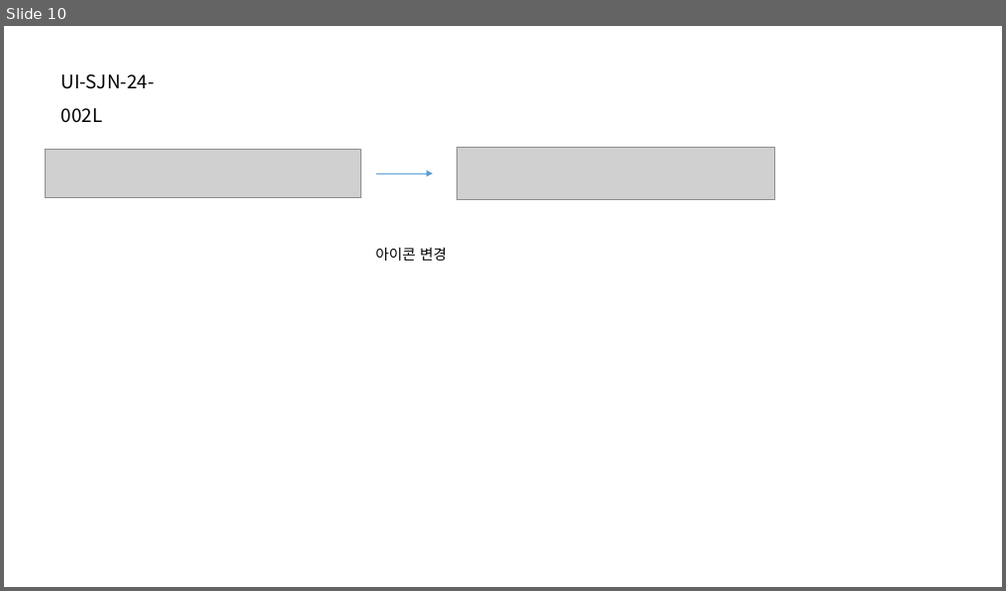
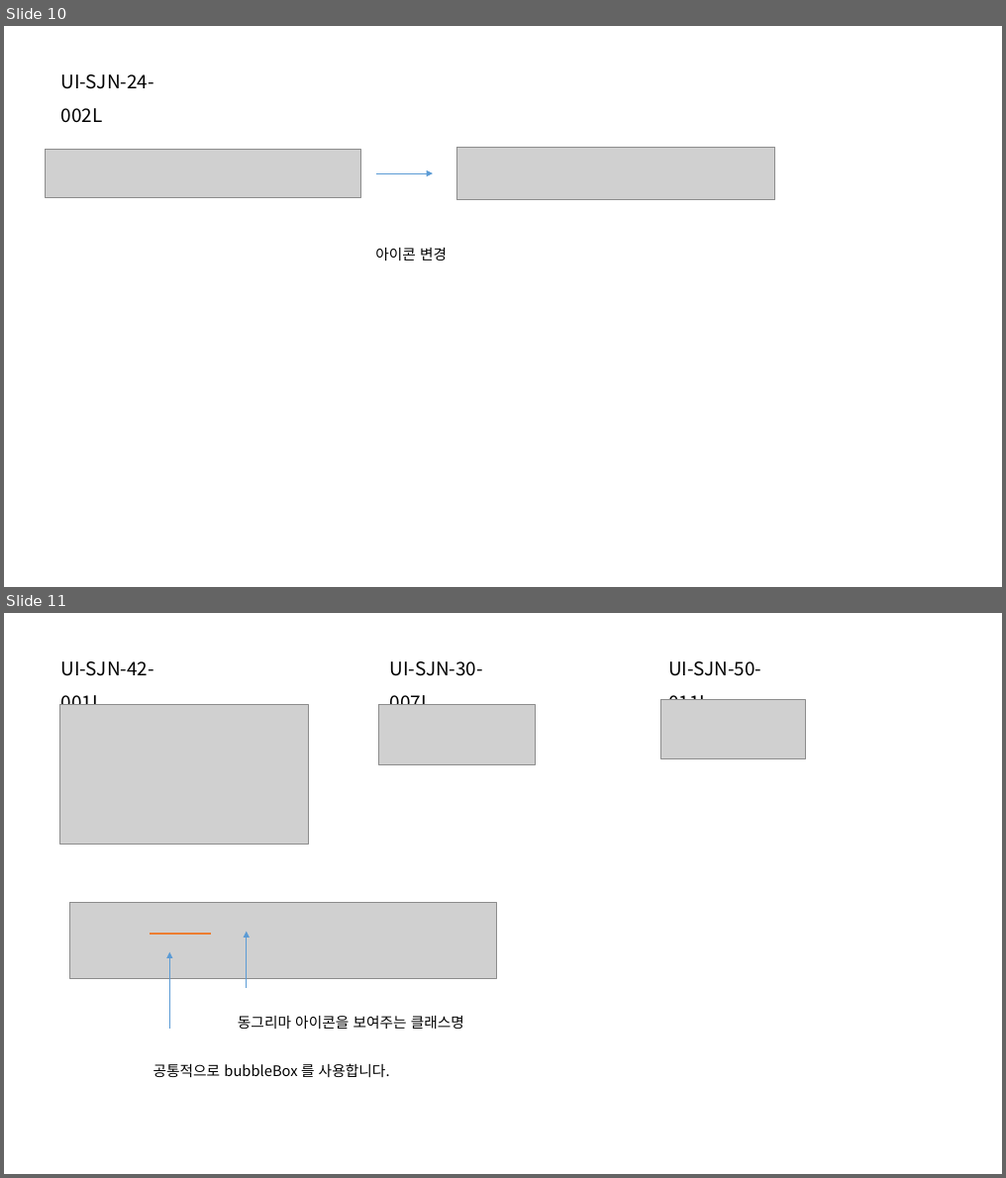
Before and after one commit to jeoungGyy/sejong, a slide deck: ppt/03-28.pptx. Shown one above the other, each under a label of ours: slide 10 before the commit, slides 10 and 11 after it. The pictures are 1006x591 and 1006x1178 pixels, drawn with LibreOffice and Linux fonts; fonts in the diff are those of the drawing; grey boxes stand for pictures. Boxes give left, top, right and bottom in pixels: in the first picture for what was removed or moved away, otherwise in the second. Text is boxed around its words. In the diff, an @@ line names an element or a change of style, - is before the commit and + after.

```diff
--- a/ppt/03-28.pptx
+++ b/ppt/03-28.pptx
@@ slide 11 added at [4, 613, 1002, 1174], background #FFFFFF @@
@@ text added at [61, 662, 154, 705], 18 pt, text #000000 @@
+UI-SJN-42-001L
@@ text added at [390, 662, 483, 705], 18 pt, text #000000 @@
+UI-SJN-30-007L
@@ text added at [668, 662, 761, 700], 18 pt, text #000000 @@
+UI-SJN-50-011L
@@ picture added at [661, 700, 806, 759] @@
@@ picture added at [60, 705, 308, 845] @@
@@ picture added at [379, 705, 535, 765] @@
@@ picture added at [70, 903, 497, 979] @@
@@ line added from (150, 934) to (211, 934), #ED7D31 1.5 pt @@
@@ arrow added from (247, 988) to (247, 931), #5B9BD5 0.5 pt @@
@@ arrow added from (169, 1029) to (169, 953), #5B9BD5 0.5 pt @@
@@ text added at [238, 1016, 464, 1029], 14 pt, text #000000 @@
+동그리마 아이콘을 보여주는 클래스명
@@ text added at [153, 1063, 390, 1077], 14 pt, text #000000 @@
+공통적으로 bubbleBox 를 사용합니다.
```
Also in this commit, not shown: 1 other slide added, 7 other files.
